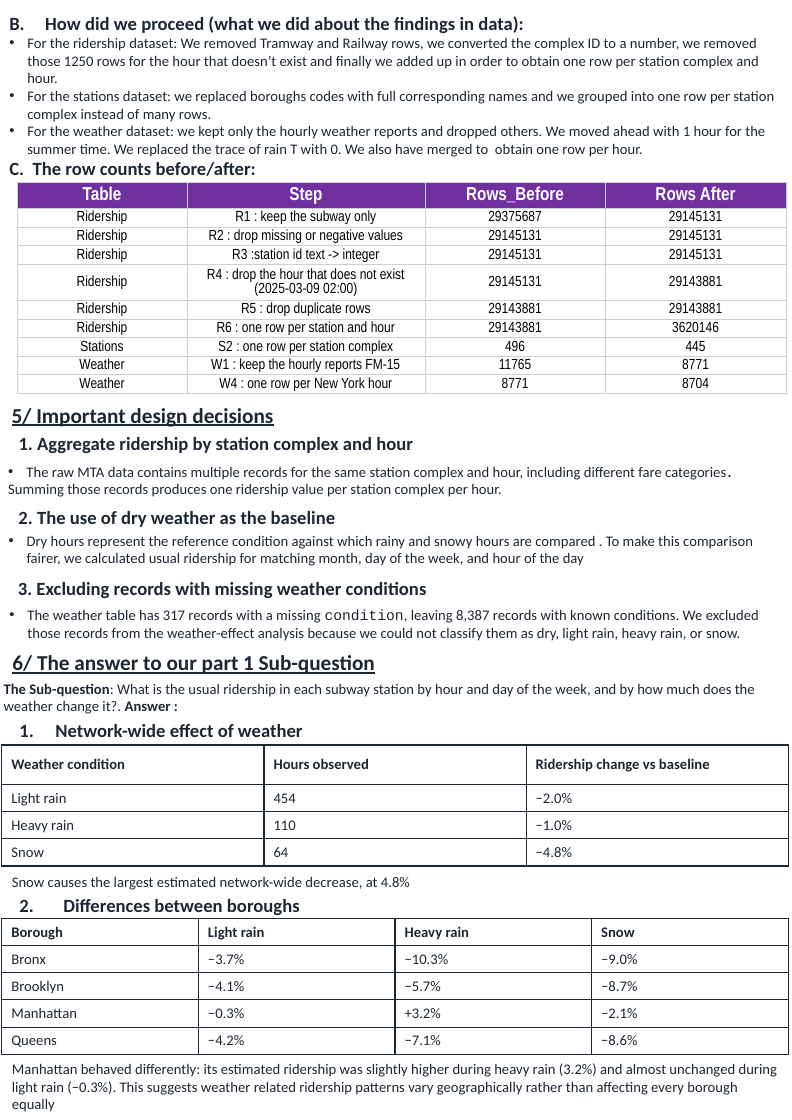
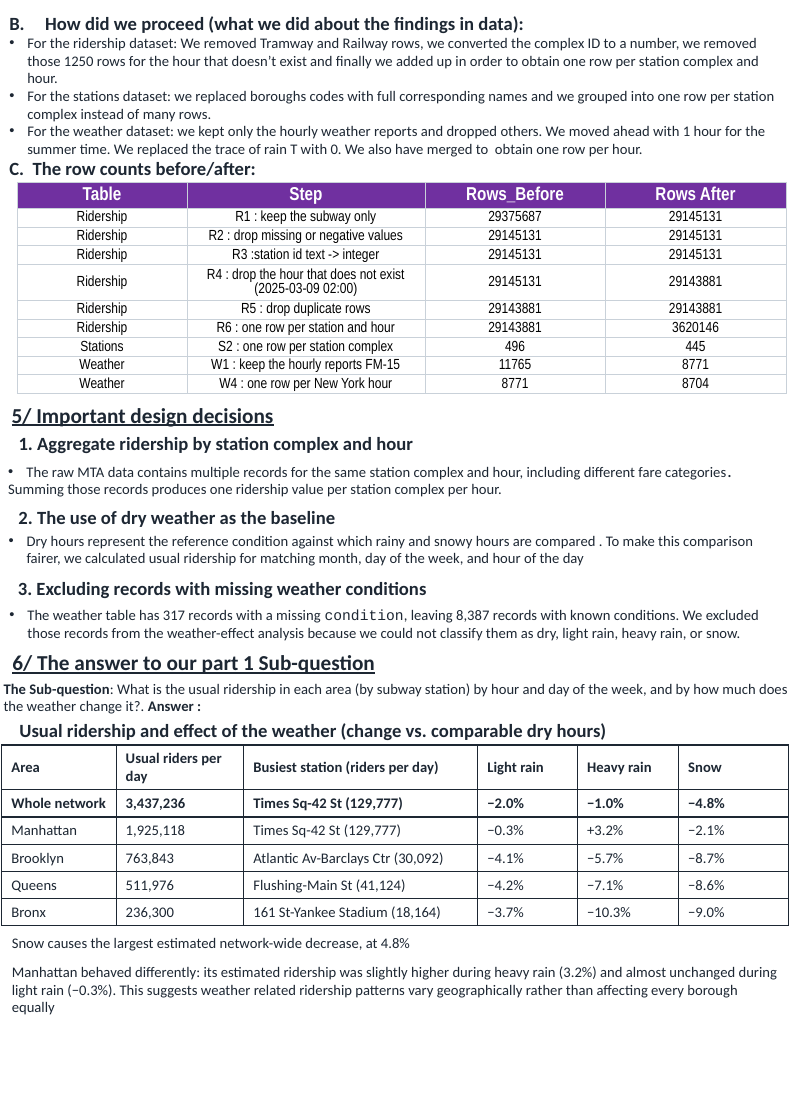
Before and after one commit to oussama-sbaa1/DPA_Project_NYC_SUBWAY, a slide deck: slide 3 of report/NYC_Subway_Part1_Delivrable_Report.pptx. Drawn at 792x1120 pixels with LibreOffice and Linux fonts; fonts in the diff are those of the drawing. Boxes give left, top, right and bottom in pixels: in the first picture for what was removed or moved away, otherwise in the second. Text is boxed around its words. In the diff, an @@ line names an element or a change of style, - is before the commit and + after.

```diff
--- a/report/NYC_Subway_Part1_Delivrable_Report.pptx
+++ b/report/NYC_Subway_Part1_Delivrable_Report.pptx
@@ text at (4,683,787,714): text changed @@
-The Sub-question: What is the usual ridership in each subway station by hour and day of the week, and by how much does the weather change it?. Answer :
+The Sub-question: What is the usual ridership in each area (by subway station) by hour and day of the week, and by how much does the weather change it?. Answer :
@@ table at (2,745,787,925) @@
-Borough | Light rain | Heavy rain | Snow
-Bronx | −3.7% | −10.3% | −9.0%
-Brooklyn | −4.1% | −5.7% | −8.7%
-Manhattan | −0.3% | +3.2% | −2.1%
-Queens | −4.2% | −7.1% | −8.6%
+Area | Usual riders per day | Busiest station (riders per day) | Light rain | Heavy rain | Snow
+Whole network | 3,437,236 | Times Sq-42 St (129,777) | −2.0% | −1.0% | −4.8%
+Manhattan | 1,925,118 | Times Sq-42 St (129,777) | −0.3% | +3.2% | −2.1%
+Brooklyn | 763,843 | Atlantic Av-Barclays Ctr (30,092) | −4.1% | −5.7% | −8.7%
+Queens | 511,976 | Flushing-Main St (41,124) | −4.2% | −7.1% | −8.6%
+Bronx | 236,300 | 161 St-Yankee Stadium (18,164) | −3.7% | −10.3% | −9.0%
@@ table: place and size @@
-table at (2,917,787,1053)
+table at (2,745,787,925)
@@ table removed at (2,745,789,866), 4 rows, 3 columns @@
-Weather condition | Hours observed | Ridership change vs baseline
-Light rain | 454 | −2.0%
-Heavy rain | 110 | −1.0%
-Snow | 64 | −4.8%
@@ text at (19,723,607,740): text changed @@
-1. Network-wide effect of weather
+Usual ridership and effect of the weather (change vs. comparable dry hours)
@@ text removed at (19,899,300,915) @@
-2. Differences between boroughs
@@ text "Snow causes the largest estimated ...": place and size @@
-text "Snow causes the largest estimated ..." at (12,877,410,890)
+text "Snow causes the largest estimated ..." at (12,938,410,951)
@@ text "Manhattan behaved differently: its estimated ...": place and size @@
-text "Manhattan behaved differently: its estimated ..." at (12,1063,777,1112)
+text "Manhattan behaved differently: its estimated ..." at (12,966,777,1015)
```
Also in this commit, not shown: 1 other slide changed.
